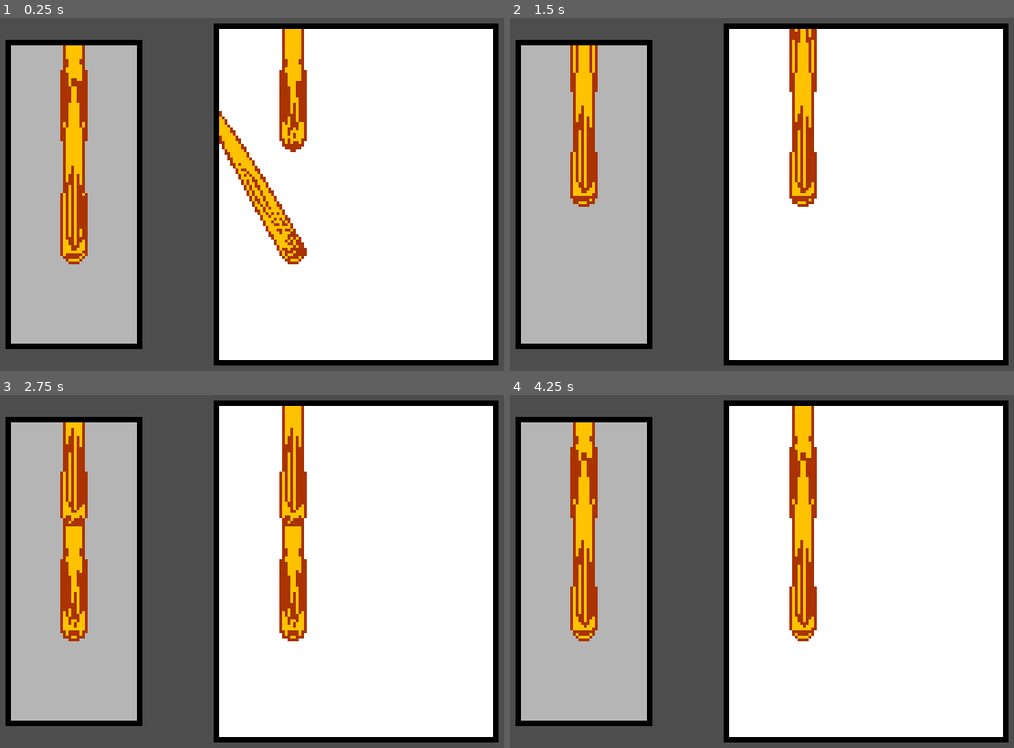
Above: before the commit, frames 1-4 (two rows, left to right).
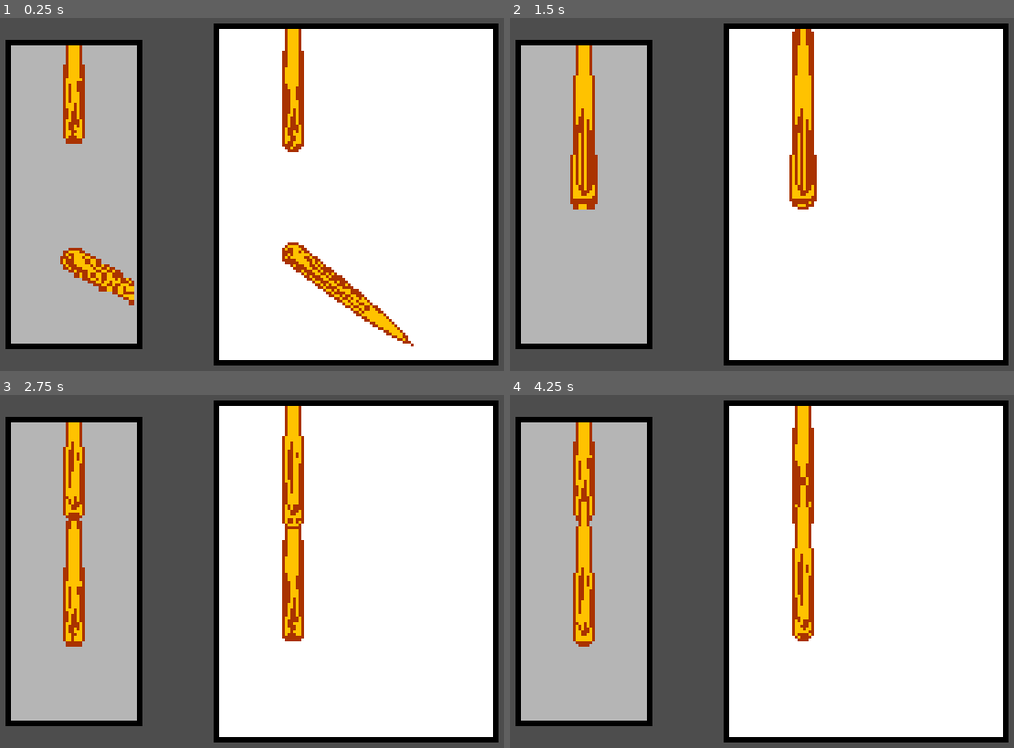
Above: after the commit, the same moments.

Repository: tm-nielsen/big-boy-balance-beam
Game: Godot game, scene res://scenes/character_select.tscn
The game is run twice, just before and just after one commit, with the same random seed, the same clock (stepped at 60 frames per second) and the same inputs. This scene is started directly instead of the project's main scene.
Inputs:
- Up to frame 1 (0.25 s): no input
- Up to frame 2 (1.5 s): tap Enter at 0.5 s
- Up to frame 3 (2.75 s): no input
- Up to frame 4 (4.25 s): no input

The runs differ from the first frame. In frame 1, 7.0% of the frame differs, in the area x 11-83%, y 3-94%; in frame 2, 1.0%; in frame 3, 3.1%; in frame 4, 3.0%.

Commit message:
Improved character selector - set character preview z indexes based on distance from centre - set character preview radii based on distance from centre - adjusted character preview and drawer to work with a dynamic radius - refactored selection carousel to use viewport to clip children

Diff:
--- a/scenes/character_select.tscn
+++ b/scenes/character_select.tscn
@@ -11,6 +11,8 @@
 position = Vector2(-40, 0)
 script = ExtResource("1_b3odk")
 preview_prefab = ExtResource("4_cy3e1")
+carousel_item_count = 2.0
+carousel_radius = 60.0
 rect = Rect2(-24, 0, 48, 111)
 fill_colour = Color(1, 1, 1, 0.588235)
 
--- a/scripts/character_selection/character_preview.gd
+++ b/scripts/character_selection/character_preview.gd
@@ -4,7 +4,7 @@
 
 var SquishState = SquishyPhysicsBall.SquishState
 
-@export var radius: float = 12
+@export var radius: float = 12: set = _set_radius
 
 @export_subgroup("movement")
 @export var acceleration_mutliplier: float = 0.1
@@ -78,3 +78,7 @@
 
 func _set_file_path(path: String):
   drawer.file_path = path
+
+func _set_radius(r: float):
+  radius = r
+  drawer.radius = r
--- a/scripts/character_selection/character_selector.gd
+++ b/scripts/character_selection/character_selector.gd
@@ -4,7 +4,10 @@
 
 signal character_selected(file_path: String)
 
+@export_subgroup('preview settings', 'preview')
 @export var preview_prefab: PackedScene
+@export var preview_radius: float = 12
+@export var preview_edge_radius: float = 6
 
 @export_subgroup('directories')
 @export_dir var local_character_path := 'res://visuals/characters'
@@ -13,9 +16,9 @@
 var character_file_paths: Array[String]
 
 
-func _create_items():
+func _create_items(parent_node: Node):
   character_file_paths = _get_file_paths()
-  items = _create_previews(character_file_paths)
+  items = _create_previews(character_file_paths, parent_node)
 
 
 func _get_file_paths() -> Array[String]:
@@ -43,17 +46,18 @@
   return file_paths
 
 
-func _create_previews(file_paths: Array[String]) -> Array[CharacterPreview]:
+func _create_previews(file_paths: Array[String], parent: Node) -> Array[CharacterPreview]:
   var character_previews: Array[CharacterPreview] = []
   for file_path in file_paths:
-    character_previews.append(_create_preview(file_path))
+    var preview_node = _create_preview(file_path, parent)
+    character_previews.append(preview_node)
   _move_items()
   _reset_preview_jiggle()
   return character_previews
 
-func _create_preview(file_path: String) -> CharacterPreview:
+func _create_preview(file_path: String, parent: Node) -> CharacterPreview:
   var new_preview = preview_prefab.instantiate()
-  clipping_parent.add_child(new_preview)
+  parent.add_child(new_preview)
   new_preview.file_path = file_path
   return new_preview
 
@@ -62,5 +66,13 @@
     character_preview.reset_squish()
 
 
+func _move_item(index: int):
+  super(index)
+  var carousel_offset = abs(_get_carousel_offset(index))
+  items[index].z_index = ceil(item_count / 2.0) - carousel_offset
+  var normalized_offset = _normalize_carousel_offset(carousel_offset)
+  items[index].radius = lerpf(preview_radius, preview_edge_radius, normalized_offset)
+
+
 func _select_item():
   character_selected.emit(character_file_paths[selected_index])
--- a/scripts/character_selection/selection_carousel.gd
+++ b/scripts/character_selection/selection_carousel.gd
@@ -20,8 +20,6 @@
 @export var border_colour := Color.BLACK
 @export var border_width: float = 2
 
-var clipping_parent: Sprite2D
-
 var items := []
 
 var item_count: int
@@ -33,8 +31,8 @@
 
 
 func _ready():
-  _create_clipping_parent()
-  _create_items()
+  var viewport = _create_viewport()
+  _create_items(viewport)
   item_count = items.size()
 
 func _process(delta: float):
@@ -80,33 +78,47 @@
     selection_rotation += selection_velocity * delta
 
 
-func _create_clipping_parent():
-  clipping_parent = Sprite2D.new()
-  var clip_texture = PlaceholderTexture2D.new()
-  clip_texture.size = abs(rect.size) - Vector2.ONE * border_width
-  clipping_parent.texture = clip_texture
-  clipping_parent.clip_children = CanvasItem.CLIP_CHILDREN_ONLY
-  add_child(clipping_parent)
-  var pos = rect.get_center() + Vector2.UP * rect.size.y / 2
-  clipping_parent.position = pos
+func _create_viewport() -> Node:
+  var viewport = SubViewport.new()
+  viewport.transparent_bg = true
+  viewport.canvas_item_default_texture_filter = texture_filter
+  var container = SubViewportContainer.new()
+  add_child(container)
+  container.position = rect.position
+  container.position.y += (border_width - rect.size.y) / 2
+  container.size = rect.size - Vector2.ONE * border_width
+  container.stretch = true
+  container.add_child(viewport)
+  return viewport
+
+func _create_items(_parent_node: Node): pass
 
 
 func _move_items():
   for i in item_count:
-    var pos = _get_global_position_by_index(i)
-    items[i].global_position = pos
+    _move_item(i)
 
-func _create_items(): pass
+func _move_item(index: int):
+  var centre = -rect.position + Vector2.DOWN * rect.size.y / 2
+  items[index].position = centre + _get_displacement(index)
 
-func _get_global_position_by_index(index: int) -> Vector2:
-  if selection_rotation - index < -item_count / 2.0:
-    index -= item_count
-  elif index - selection_rotation < -item_count / 2.0:
-    index += item_count
-  var t = (index - selection_rotation) / carousel_item_count
+
+func _get_carousel_offset(index: int) -> float:
+  var offset = index - selection_rotation
+  return wrapf(offset, -item_count / 2.0, item_count / 2.0)
+
+func _get_normalized_carousel_offset(index: int) -> float:
+  var offset = _get_carousel_offset(index)
+  return _normalize_carousel_offset(offset)
+
+func _normalize_carousel_offset(offset: float) -> float:
+  var t = offset / carousel_item_count
   t = clampf(t, -1, 1)
-  t = sin(0.5 * PI * t)
-  return global_position + Vector2(0, t * carousel_radius)
+  return sin(0.5 * PI * t)
+
+func _get_displacement(index: int) -> Vector2:
+  var carousel_offset = _get_normalized_carousel_offset(index)
+  return Vector2(0, carousel_offset * carousel_radius)
 
 
 func _get_selected_index() -> int:
--- a/scripts/drawing/path_drawing/character_drawer.gd
+++ b/scripts/drawing/path_drawing/character_drawer.gd
@@ -4,6 +4,7 @@
 
 @export_file('*.svg') var file_path: String: set = _set_file_path
 var path_set_drawer: SquishyPathSetDrawer
+var file_body_radius: float
 
 
 func _ready():
@@ -20,6 +21,7 @@
     super(p_radius)
     if path_set_drawer != null:
         path_set_drawer.set_radius(p_radius)
+        path_set_drawer.draw_scale = radius / file_body_radius
 
 func update_parameters(p_rotation: float, p_squish_ratio: float, p_squish_normal: Vector2, p_squish_state: int):
     super(p_rotation, p_squish_ratio, p_squish_normal, p_squish_state)
@@ -47,6 +49,7 @@
 
 func _apply_path_set_to_path_drawer(path_set: PathSet):
     if !path_set_drawer || Engine.is_editor_hint(): return
+    file_body_radius = path_set.body_radius
     path_set_drawer.paths = path_set.paths
     path_set_drawer.radius = radius
-    path_set_drawer.draw_scale = radius / path_set.body_radius
+    path_set_drawer.draw_scale = radius / file_body_radius
